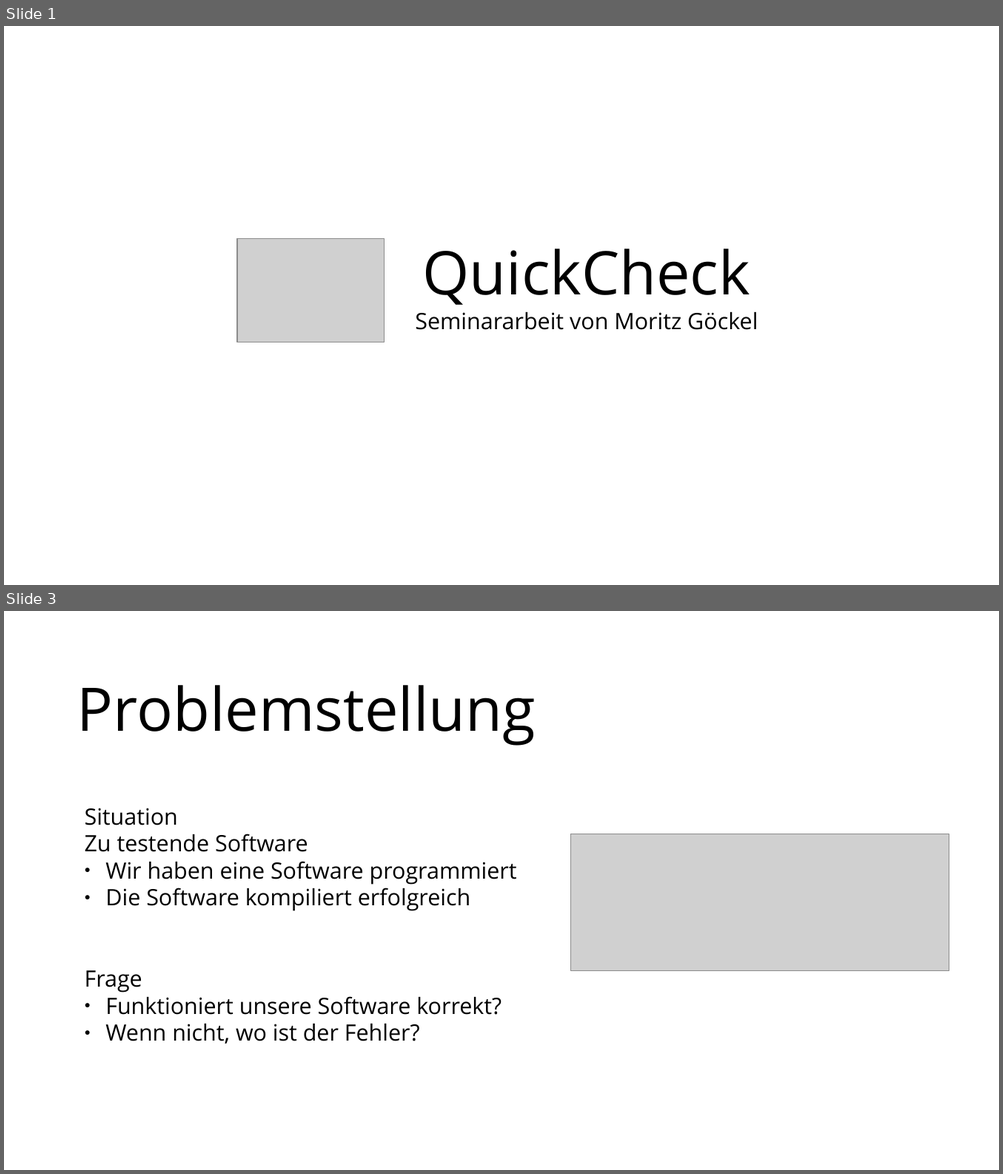
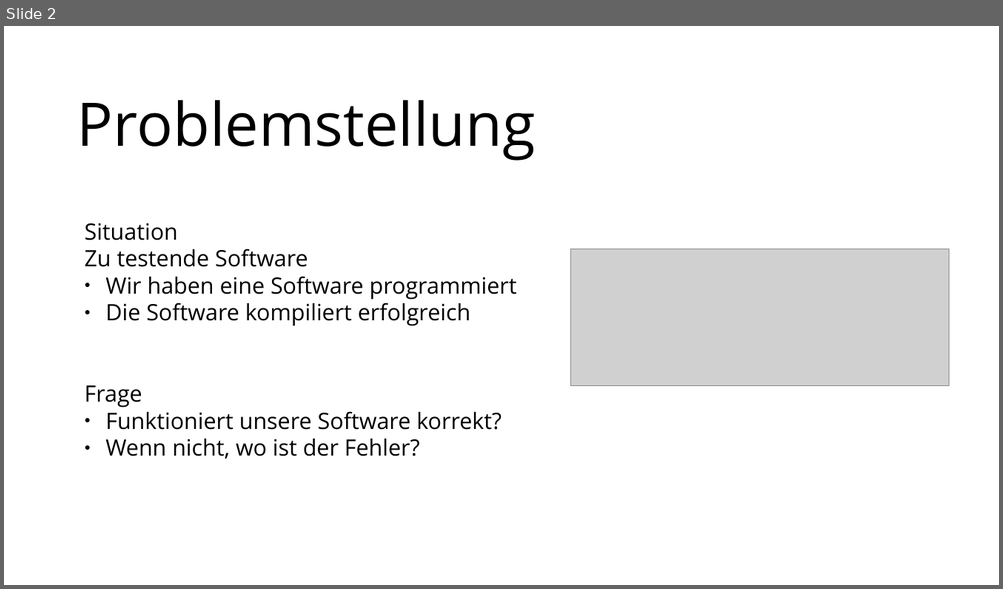
Before and after one commit to MoritzGoeckel/QuickCheck_Experiments, a slide deck: Praesentation.odp. Shown one above the other, each under a label of ours: slides 1 and 3 before the commit, slide 2 after it; the slides between them are not shown. The pictures are 1003x1174 and 1003x589 pixels, drawn with LibreOffice and Linux fonts; fonts in the diff are those of the drawing; grey boxes stand for pictures. Boxes give left, top, right and bottom in pixels: in the first picture for what was removed or moved away, otherwise in the second. Text is boxed around its words. In the diff, an @@ line names an element or a change of style, - is before the commit and + after.

```diff
--- a/Praesentation.odp
+++ b/Praesentation.odp
@@ slide 1 removed at <box>4,26,999,585</box>, background #FFFFFF @@
@@ picture removed at <box>238,239,385,343</box> @@
@@ text removed at <box>415,249,757,330</box> @@
-QuickCheck
-Seminararbeit von Moritz Göckel
@@ what was slide 3 is now slide 2 @@
```
Also in this commit, not shown: 3 slides changed, 4 slides added, 2 other files.
